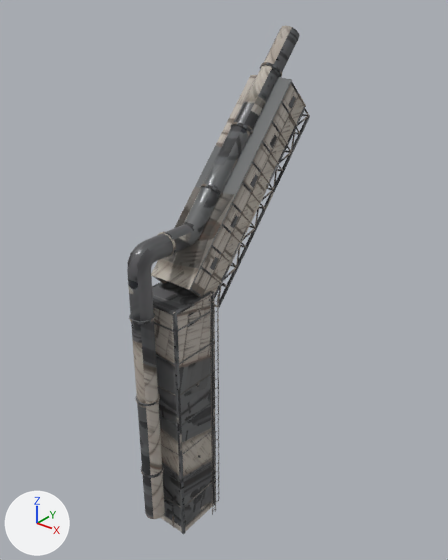
One commit to the glTF model Scene3D/assets/parts-colony/skipGallery.glb: the scene before it, then after it.
Both versions are drawn from a 50 mm camera at (40.5, -52.7, 60.0) aimed at (-0.5, -1.5, 28.2). The axes (+X, +Y, +Z) are drawn at lower left. The lights are the same throughout. The older version comes first. Vertices at exactly the same position are counted once.

Before the edit, the objects in view are built like this:
```python
me_skipgallery = bpy.data.meshes.new('skipGallery')
me_skipgallery.from_pydata(...)  # 4640 vertices, 6301 faces; spans x -3.1..4.5, y -16.5..10.7, z 0.0..55.4
me_skipgallery.materials.append(mat_colony_skipgallery)
ob_skipgallery = bpy.data.objects.new('skipGallery', me_skipgallery)
ob_skipgallery.location = (0.0, 0.0, 0.0)
```
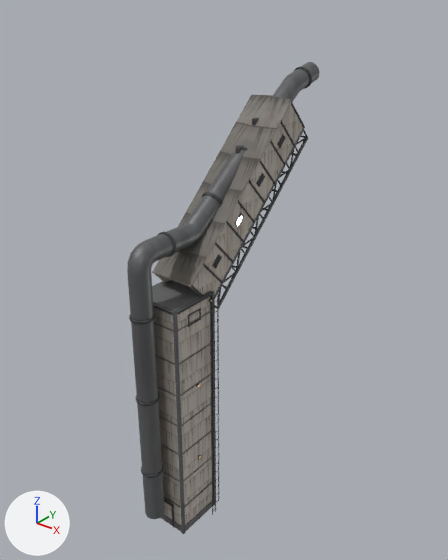
Location of each change, (x1, y1, x2, y2) in pixels of the pictures (448 x 560 px; the box of a moved part takes in the faces that stretch with it):
'skipGallery', reshaped (7% shorter)
    before: (127, 26, 310, 535)
    after: (127, 62, 320, 535)
part 1 of me_skipgallery, moved or reshaped
    before: (151, 75, 292, 290)
    after: (152, 95, 292, 288)
part 2 of me_skipgallery, moved or reshaped
    before: (212, 245, 232, 263)
    after: (215, 243, 234, 263)
part 3 of me_skipgallery, moved or reshaped
    before: (232, 203, 251, 222)
    after: (238, 201, 255, 223)
part 4 of me_skipgallery, moved or reshaped
    before: (201, 267, 222, 284)
    after: (249, 180, 265, 203)
part 5 of me_skipgallery, moved or reshaped
    before: (252, 162, 270, 183)
    after: (260, 160, 275, 184)
part 6 of me_skipgallery, moved or reshaped
    before: (262, 142, 279, 164)
    after: (270, 141, 285, 165)
part 7 of me_skipgallery, moved or reshaped (not visible before)
    after: (281, 121, 295, 146)
part 8 of me_skipgallery, moved or reshaped (not visible afterwards)
    before: (222, 224, 241, 243)
part 9 of me_skipgallery, moved or reshaped
    before: (282, 101, 297, 126)
    after: (291, 103, 305, 128)
part 10 of me_skipgallery, moved or reshaped
    before: (219, 115, 310, 308)
    after: (219, 137, 308, 308)
part 11 of me_skipgallery, moved or reshaped
    before: (260, 62, 282, 77)
    after: (294, 66, 312, 89)
part 12 of me_skipgallery, moved or reshaped (not visible afterwards)
    before: (231, 122, 253, 134)
part 13 of me_skipgallery, moved or reshaped
    before: (200, 184, 222, 195)
    after: (235, 146, 247, 151)
part 14 of me_skipgallery, added
    after: (202, 192, 223, 204)
part 15 of me_skipgallery, rebuilt
    before: (255, 207, 259, 227)
    after: (254, 217, 259, 235)
part 16 of me_skipgallery, deleted
    before: (210, 80, 310, 281)
part 17 of me_skipgallery, cut back
    before: (147, 26, 305, 307)
    after: (148, 62, 320, 326)
part 18 of me_skipgallery, surface changed
    before: (128, 84, 305, 534)
    after: (128, 104, 304, 534)

What changed in the scene script:
```text
Change me_skipgallery:
    remove me_skipgallery.from_pydata(...)  # 4640 vertices, 6301 faces; spans x -3.1..4.5, y -16.5..10.7, z 0.0..55.4
    add me_skipgallery.from_pydata(...)  # 4819 vertices, 6596 faces; spans x -3.1..4.5, y -16.5..14.9, z 0.0..51.1
    me_skipgallery part 1: the loose piece of 28 vertices spanning x -2.8..2.8, y -11.4..6.2, z 31.6..50.5 is scaled about its middle by (1, 1, 0.87), then moved by (0.0, 0.2, -1.0)
    me_skipgallery part 2: the loose piece of 16 vertices spanning x 2.6..2.7, y -7.6..-4.1, z 32.3..35.6 is scaled about its middle by (1, 0.933, 1.07), then moved by (0.0, 0.5, 0.0)
    me_skipgallery part 3: the loose piece of 16 vertices spanning x 2.6..2.7, y -4.2..-0.7, z 35.9..39.2 is scaled about its middle by (1, 0.933, 1.07), then moved by (0.0, 0.9, -0.1)
    me_skipgallery part 4: the loose piece of 18 vertices spanning x 2.5..2.7, y -9.3..-5.8, z 30.4..33.7 is scaled about its middle by (1, 0.933, 1.07), then moved by (0.0, 7.9, 7.1)
    me_skipgallery part 5: the loose piece of 16 vertices spanning x 2.6..2.7, y -0.8..2.7, z 39.6..42.9 is scaled about its middle by (1, 0.933, 1.07), then moved by (0.0, 1.2, -0.3)
    me_skipgallery part 6: the loose piece of 16 vertices spanning x 2.6..2.7, y 0.9..4.4, z 41.4..44.7 is scaled about its middle by (1, 0.933, 1.07), then moved by (0.0, 1.4, -0.3)
    me_skipgallery part 7: the loose piece of 16 vertices spanning x -2.7..-2.6, y 2.6..6.1, z 43.2..46.5 is scaled about its middle by (0.557, 0.933, 1.07), then moved by (5.3, 1.6, -0.4)
    me_skipgallery part 8: the loose piece of 18 vertices spanning x 2.5..2.7, y -5.9..-2.4, z 34.1..37.4 is scaled about its middle by (0.701, 0.933, 1.07), then moved by (-5.3, 10.1, 8.8)
    me_skipgallery part 9: the loose piece of 17 vertices spanning x 2.5..2.7, y 4.3..7.8, z 45.1..48.4 is scaled about its middle by (1, 0.933, 1.07), then moved by (0.0, 1.8, -0.4)
    me_skipgallery part 10: the loose piece of 24 vertices spanning x 2.3..2.6, y -6.3..10.7, z 27.5..45.8 is scaled about its middle by (1, 0.998, 0.869), then moved by (0.0, -0.1, -1.3)
    me_skipgallery part 11: the loose piece of 80 vertices spanning x -1.3..1.3, y 5.1..7.2, z 49.9..51.9 is turned -33 degrees about the x axis through its middle, then moved by (0.0, 6.4, -1.4)
    me_skipgallery part 12: the loose piece of 80 vertices spanning x -1.3..1.3, y 0.0..2.0, z 44.4..46.3 is scaled about its middle by (1, 0.798, 1.19), then moved by (0.0, 6.0, 1.1)
    me_skipgallery part 13: the loose piece of 80 vertices spanning x -1.3..1.3, y -5.2..-3.1, z 38.8..40.8 is scaled about its middle by (1, 0.798, 1.19), then moved by (0.0, 5.7, 2.8)
    me_skipgallery part 14: the loose piece of 80 vertices spanning x -1.3..1.3, y -5.2..-3.1, z 38.8..40.8 is copied, and the copy is scaled about its middle by (1, 0.798, 1.19), then moved by (0.0, 0.2, -1.1); it spans x -1.3..1.3, y -4.8..-3.1, z 37.6..39.8
    me_skipgallery part 15: the loose piece of 8 vertices spanning x 2.4..2.5, y 0.4..1.1, z 34.8..37.7 is rebuilt with 8 vertices and now spans x 2.4..2.5, y 0.3..1.1, z 33.8..36.5
    me_skipgallery part 16: 68 loose pieces with 488 vertices, spanning x -2.8..2.8, y -11.5..10.7, z 28.3..50.2, are deleted
    me_skipgallery part 17: 139 vertices moved from x -2.7..2.7, y -11.6..10.4, z 27.5..54.4 to x -2.7..2.7, y -11.6..11.0, z 27.5..48.5; 262 vertices removed from x -2.7..3.1, y -11.0..10.4, z 27.6..55.4; 830 vertices added at x -2.8..3.1, y -11.6..14.9, z 27.4..51.1
    me_skipgallery part 18: 4112 kept faces spanning x -3.1..4.5, y -16.5..11.0, z 0.0..48.5 get new texture (UV) coordinates
    other edits to the shape of me_skipgallery do not show in these pictures
```
